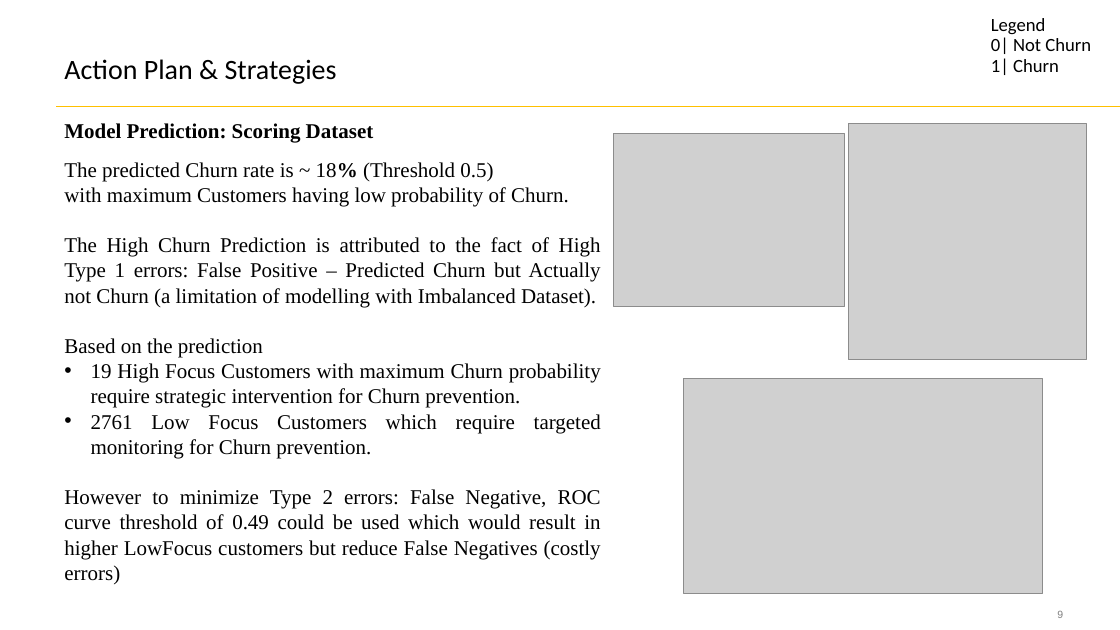
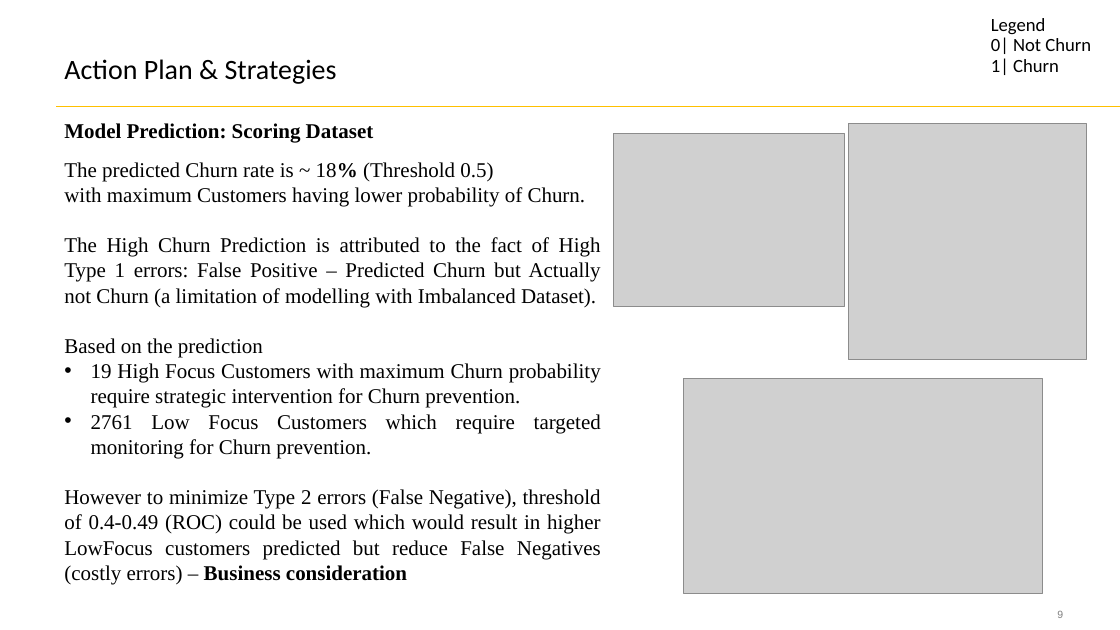
Before and after one commit to SahilM21/ChurnModelPresentation, a slide deck: slide 9 of Churn Model.pptx. Drawn at 1120x630 pixels with LibreOffice and Linux fonts; fonts in the diff are those of the drawing; grey boxes stand for pictures. Boxes give left, top, right and bottom in pixels: in the first picture for what was removed or moved away, otherwise in the second. Text is boxed around its words. In the diff, an @@ line names an element or a change of style, - is before the commit and + after.

```diff
--- a/Churn Model.pptx
+++ b/Churn Model.pptx
@@ text at [64,187,586,207]: text changed @@
-with maximum Customers having low probability of Churn.
+with maximum Customers having lower probability of Churn.
@@ text at [64,489,601,585]: text changed @@
-However to minimize Type 2 errors: False Negative, ROC curve threshold of 0.49 could be used which would result in higher LowFocus customers but reduce False Negatives (costly errors)
+However to minimize Type 2 errors (False Negative), threshold of 0.4-0.49 (ROC) could be used which would result in higher LowFocus customers predicted but reduce False Negatives (costly errors) – Business consideration
```
Also in this commit, not shown: 6 other slides changed, 2 slides added, 1 other file.
